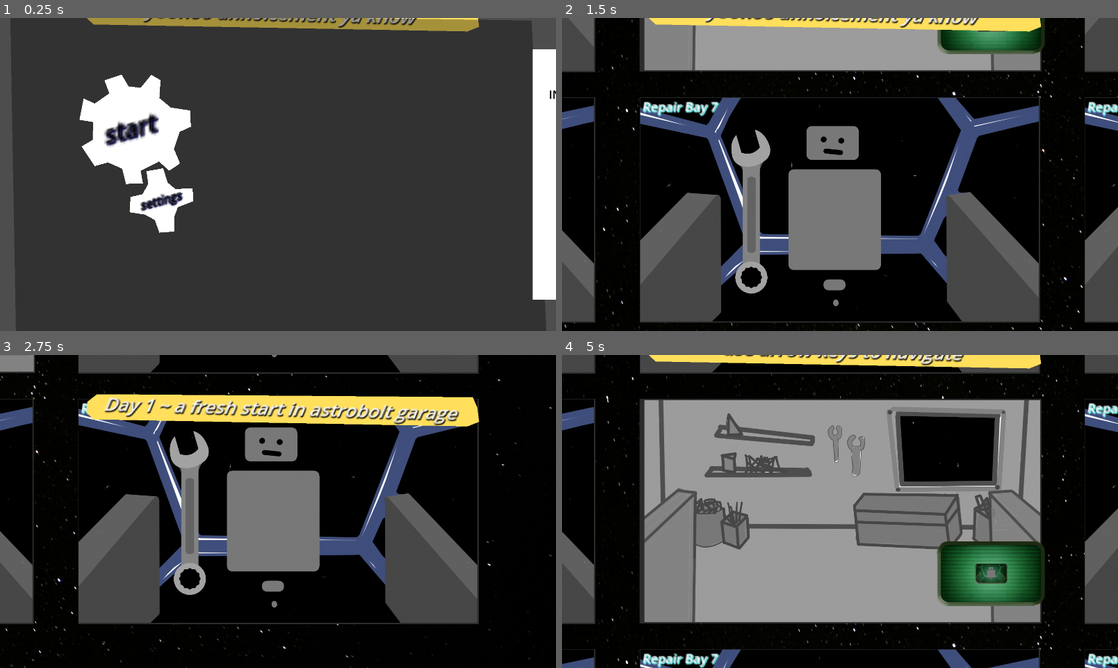
Above: before the commit, frames 1-4 (two rows, left to right).
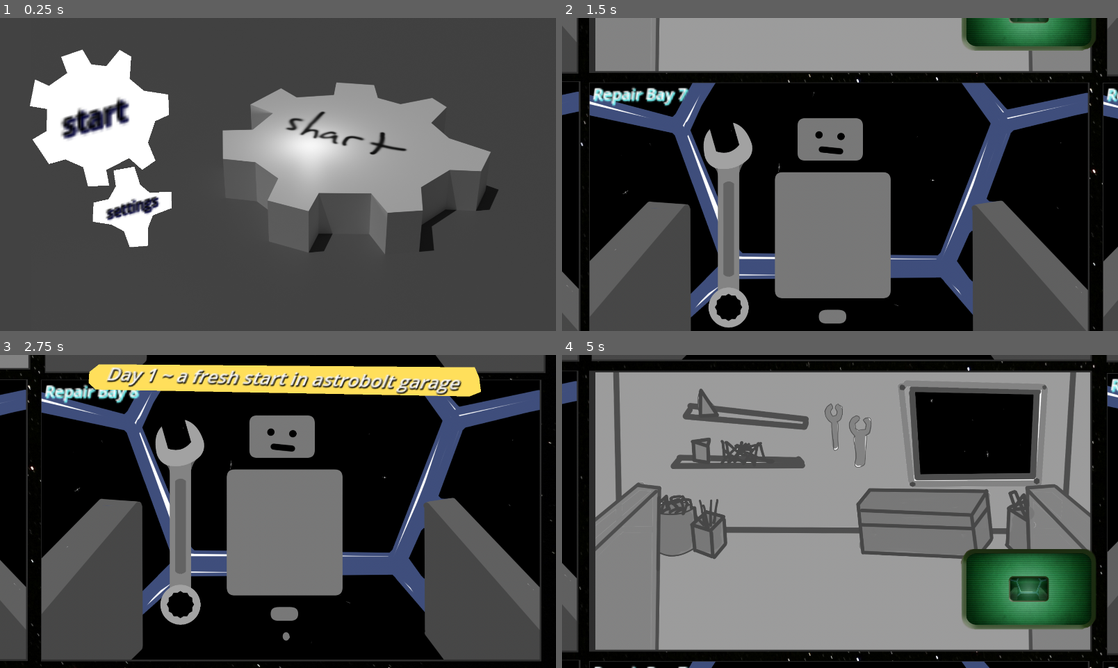
Above: after the commit, the same moments.

Repository: enderpyy/machina
Game: Godot game, scene res://scenes/root.tscn
Same seed, same stepped clock (60 frames per second), same inputs: the game is played once before the commit and once after it.
Inputs (mouse positions are in pixels of both pictures, inside the frame that each line leads up to):
- Up to frame 1 (0.25 s): no input
- Up to frame 2 (1.5 s): tap Enter at 0.5 s; move the mouse to (695, 127) at 0.52 s; press the mouse at (695, 127) at 0.53 s; hold Right (right) 0.53-1.28 s; move the mouse to (723, 202) at 1.27 s; release the mouse at (723, 202) at 1.28 s; hold Down (down) from 1.28 s (still down); click (723, 202) at 1.35 s
- Up to frame 3 (2.75 s): move the mouse to (333, 442) at 2.02 s; release Down (down) at 2.03 s; press the mouse at (333, 442) at 2.03 s; hold Right (right) from 2.03 s (still down)
- Up to frame 4 (5 s): move the mouse to (812, 574) at 2.77 s; release Right (right) at 2.78 s; release the mouse at (812, 574) at 2.78 s; hold Up (up) 2.78-3.53 s; click (812, 574) at 2.85 s; move the mouse to (1006, 558) at 3.52 s; press the mouse at (1006, 558) at 3.53 s; hold A (left) from 3.53 s (still down); move the mouse to (673, 464) at 4.27 s; release the mouse at (673, 464) at 4.28 s; click (673, 464) at 4.35 s

The runs differ from the first frame. In frame 1, 30% of the frame differs, in the area x 5-100%, y 0-90%; in frame 2, 43%; in frame 3, 47%; in frame 4, 59%, in the area x 0-100%, y 0-100%.

Commit message:
beautiful background + indicator screens

Diff:
--- a/machina/scenes/announcer.tscn
+++ b/machina/scenes/announcer.tscn
@@ -3,17 +3,19 @@
 [ext_resource type="Script" uid="uid://bvc3a2vxm5eqs" path="res://scripts/announcement.gd" id="1_uxohl"]
 
 [node name="Announcer" type="Node2D"]
-position = Vector2(0, -200)
+position = Vector2(0, -150)
 script = ExtResource("1_uxohl")
 
 [node name="Placeholder" type="Polygon2D" parent="."]
+position = Vector2(198.8, 4.8)
+scale = Vector2(0.8, 0.8)
 color = Color(1, 0.87451, 0.356863, 1)
 polygon = PackedVector2Array(179, 34, 1801, 47, 1820, 91, 1828, 153, 1778, 173, 164, 143, 134, 115, 137, 67)
 
 [node name="scaler" type="Node2D" parent="."]
-position = Vector2(980, 88)
+position = Vector2(983.8, 73.8)
 rotation = 0.0261799
-scale = Vector2(5, 5)
+scale = Vector2(4, 4)
 skew = 0.3735
 
 [node name="Text" type="Label" parent="scaler"]
--- a/machina/scenes/bay_status_indicator.tscn
+++ b/machina/scenes/bay_status_indicator.tscn
@@ -5,6 +5,21 @@
 [ext_resource type="Texture2D" uid="uid://c83bd2iqee7wo" path="res://sprite/bay_bg_for_indicator.png" id="3_a0nps"]
 [ext_resource type="Texture2D" uid="uid://os22tpk6bfcm" path="res://sprite/screen_outline.png" id="4_abmfp"]
 [ext_resource type="Texture2D" uid="uid://bccqrldy1cc8d" path="res://sprite/robot_indicator.png" id="5_u05x6"]
+
+[sub_resource type="Animation" id="Animation_abmfp"]
+length = 0.001
+tracks/0/type = "value"
+tracks/0/imported = false
+tracks/0/enabled = true
+tracks/0/path = NodePath("RedScreenEffect:color")
+tracks/0/interp = 1
+tracks/0/loop_wrap = true
+tracks/0/keys = {
+"times": PackedFloat32Array(0),
+"transitions": PackedFloat32Array(1),
+"update": 0,
+"values": [Color(1, 0, 0, 0.337255)]
+}
 
 [sub_resource type="Animation" id="Animation_a0nps"]
 resource_name = "blink_red"
@@ -20,21 +35,6 @@
 "transitions": PackedFloat32Array(1, 1, 1),
 "update": 0,
 "values": [Color(1, 0, 0, 0), Color(1, 0, 0, 0.337255), Color(1, 0, 0, 0)]
-}
-
-[sub_resource type="Animation" id="Animation_abmfp"]
-length = 0.001
-tracks/0/type = "value"
-tracks/0/imported = false
-tracks/0/enabled = true
-tracks/0/path = NodePath("RedScreenEffect:color")
-tracks/0/interp = 1
-tracks/0/loop_wrap = true
-tracks/0/keys = {
-"times": PackedFloat32Array(0),
-"transitions": PackedFloat32Array(1),
-"update": 0,
-"values": [Color(1, 0, 0, 0.337255)]
 }
 
 [sub_resource type="AnimationLibrary" id="AnimationLibrary_u05x6"]
@@ -62,6 +62,7 @@
 texture = ExtResource("4_abmfp")
 
 [node name="RobotIndicator" type="Sprite2D" parent="."]
+visible = false
 position = Vector2(-9.53674e-07, 0)
 scale = Vector2(0.102439, 0.0937892)
 texture = ExtResource("5_u05x6")
--- a/machina/scenes/fnaf_base.tscn
+++ b/machina/scenes/fnaf_base.tscn
@@ -30,34 +30,35 @@
 
 [node name="BayStatusIndicator" parent="Screen" instance=ExtResource("4_j57jb")]
 
-[node name="Repair Bay 1" parent="." instance=ExtResource("4_4a65i")]
-position = Vector2(-1824, -1026)
+[node name="Repair Bay 1" parent="." node_paths=PackedStringArray("status_indicator") instance=ExtResource("4_4a65i")]
+position = Vector2(-1668, -949)
 scale = Vector2(0.9, 0.9)
+status_indicator = NodePath("../Screen/BayStatusIndicator")
 
 [node name="Repair Bay 2" parent="." instance=ExtResource("4_4a65i")]
-position = Vector2(96, -1026)
+position = Vector2(102, -950)
 scale = Vector2(0.9, 0.9)
 
 [node name="Repair Bay 3" parent="." instance=ExtResource("4_4a65i")]
-position = Vector2(2016, -1026)
+position = Vector2(1881, -947)
 scale = Vector2(0.9, 0.9)
 
 [node name="Repair Bay 4" parent="." instance=ExtResource("4_4a65i")]
-position = Vector2(-1824, 54)
+position = Vector2(-1671, 54)
 scale = Vector2(0.9, 0.9)
 
 [node name="Repair Bay 5" parent="." instance=ExtResource("4_4a65i")]
-position = Vector2(2016, 54)
+position = Vector2(1882, 63)
 scale = Vector2(0.9, 0.9)
 
 [node name="Repair Bay 6" parent="." instance=ExtResource("4_4a65i")]
-position = Vector2(-1824, 1134)
+position = Vector2(-1664, 1052)
 scale = Vector2(0.9, 0.9)
 
 [node name="Repair Bay 7" parent="." instance=ExtResource("4_4a65i")]
-position = Vector2(96, 1134)
+position = Vector2(94, 1056)
 scale = Vector2(0.9, 0.9)
 
 [node name="Repair Bay 8" parent="." instance=ExtResource("4_4a65i")]
-position = Vector2(2016, 1134)
+position = Vector2(1868, 1057)
 scale = Vector2(0.9, 0.9)
--- a/machina/scenes/main_menu.tscn
+++ b/machina/scenes/main_menu.tscn
@@ -6,6 +6,7 @@
 [ext_resource type="AudioStream" uid="uid://cqnbjm2ujudli" path="res://audio/MachineTheme.wav" id="4_8ln24"]
 [ext_resource type="Script" uid="uid://cmphw58582dwi" path="res://scenes/timer.gd" id="5_rtw2f"]
 [ext_resource type="PackedScene" uid="uid://buv6nxt6t61b3" path="res://scenes/settings.tscn" id="6_rtw2f"]
+[ext_resource type="Texture2D" uid="uid://c5gso4nf57wvl" path="res://sprite/shart.png" id="7_oa1go"]
 
 [sub_resource type="Animation" id="Animation_bqqt6"]
 tracks/0/type = "value"
@@ -110,8 +111,13 @@
 script = ExtResource("1_ekxnf")
 
 [node name="Polygon2D" type="Polygon2D" parent="."]
-color = Color(0, 0, 0, 0.34902)
+color = Color(0, 0, 0, 0.141176)
 polygon = PackedVector2Array(-196, -157, 2055, -124, 2119, 1230, -171, 1233)
+
+[node name="Shart" type="Sprite2D" parent="."]
+position = Vector2(1076, 545)
+scale = Vector2(1.01094, 1.0287)
+texture = ExtResource("7_oa1go")
 
 [node name="AnimationPlayer" type="AnimationPlayer" parent="."]
 libraries = {
--- a/machina/scenes/root.tscn
+++ b/machina/scenes/root.tscn
@@ -10,7 +10,6 @@
 
 [node name="Camera2D" type="Camera2D" parent="."]
 offset = Vector2(960, 540)
-zoom = Vector2(0.8, 0.8)
 
 [node name="Announcer" parent="Camera2D" instance=ExtResource("2_sqa0i")]
 z_index = 1
--- a/machina/scripts/announcement.gd
+++ b/machina/scripts/announcement.gd
@@ -5,7 +5,8 @@
 
 @onready var text := $scaler/Text
 
-var goto_y_position := -250 # lerps to this position as it changes
+const hidden_y_pos := -150
+var goto_y_position := hidden_y_pos # lerps to this position as it changes
 var offset := Vector2.ZERO
 var _shake := false
 
@@ -17,7 +18,7 @@
 	await get_tree().create_timer(0.2).timeout
 	_shake = shake
 	await get_tree().create_timer(duration).timeout
-	goto_y_position = -250
+	goto_y_position = hidden_y_pos
 	_shake = false
 	await get_tree().create_timer(0.2).timeout
 	hide()
--- a/machina/scripts/bay_status_indicator.gd
+++ b/machina/scripts/bay_status_indicator.gd
@@ -1,4 +1,4 @@
-extends Node2D
+class_name BayStatusIndicator extends Node2D
 
 func _ready():
 	pass
--- a/machina/scripts/fnaf_base.gd
+++ b/machina/scripts/fnaf_base.gd
@@ -6,8 +6,10 @@
 @onready var announcer: Announcer = root.announcer
 @onready var camera: Camera2D = root.camera
 @onready var bays = get_children().filter(func(x): return x.name.contains('Repair Bay'))
+var in_focus := true
 
 var default_character_scene = preload('res://scenes/Character/character.tscn')
+
 
 func _ready():
 	print(bays)
@@ -18,9 +20,9 @@
 	match level:
 		1:
 			await get_tree().create_timer(1).timeout
-			announcer.announce("Day 1 ~ a fresh start in astrobolt garage", 2, false)
+			announcer.announce("Day 1 ~ a fresh start in astrobolt garage", 3, false)
 			await announcer.finished
-			announcer.announce("use arrow keys to navigate", 5, false)
+			announcer.announce("use WASD/arrows to navigate rooms", 5, false)
 			await announcer.finished
 			cool_nonchalant_bot_strolls_in_to_bay_wyd('res://objects/characters/Wheely.tres', 1)
 			announcer.announce("a bot just appeared in bay 1", 3, false)
@@ -30,12 +32,14 @@
 
 func _process(delta: float) -> void:
 	var gcp: int = grid_camera_position - 1
-	var s = Vector2i(get_viewport_rect().size)
+	var s = Vector2i(get_viewport_rect().size * 0.9)
 	var target_position = Vector2(-s.x + s.x * (gcp%3), - s.y + s.y * floor(gcp/3))
 	var t = (target_position - camera.position).length() / 2202
 	camera.position = lerp(camera.position, target_position, 0.15)
 
 func _input(event: InputEvent) -> void:
+	var old_grid = grid_camera_position
+
 	if event.is_action_pressed('left'):
 		grid_camera_position -= 1
 	if event.is_action_pressed('right'):
@@ -51,8 +55,10 @@
 	#robot can be EITHER scene path or resource path
 	var bot_resource = load(robot)
 	var bot: Character
+	var bay:RepairBay = bays[bay_number-1]
 	if bot_resource is CharacterResource:
 		bot = default_character_scene.instantiate()
-		bays[bay_number-1].add_child(bot)
+		bay.add_child(bot)
 		bot.load_character(bot_resource)
 		bot.position = Vector2(1920/2, 1080/2)
+		bay.status_indicator.blink_red()
--- a/machina/scripts/repair_bay.gd
+++ b/machina/scripts/repair_bay.gd
@@ -1,5 +1,7 @@
 class_name RepairBay extends Node2D
 
+@export var status_indicator :BayStatusIndicator
+var in_focus := false # for when character is in bay
 var repair_bay_number : int
 @onready var label = $bg_pixelator/scale/Label
 func _ready():
Not shown: 1 places in machina/scenes/main_menu.tscn that only renumber resources
Binary file added: machina/sprite/shart.png
Not shown, added: machina/sprite/shart.png.import
